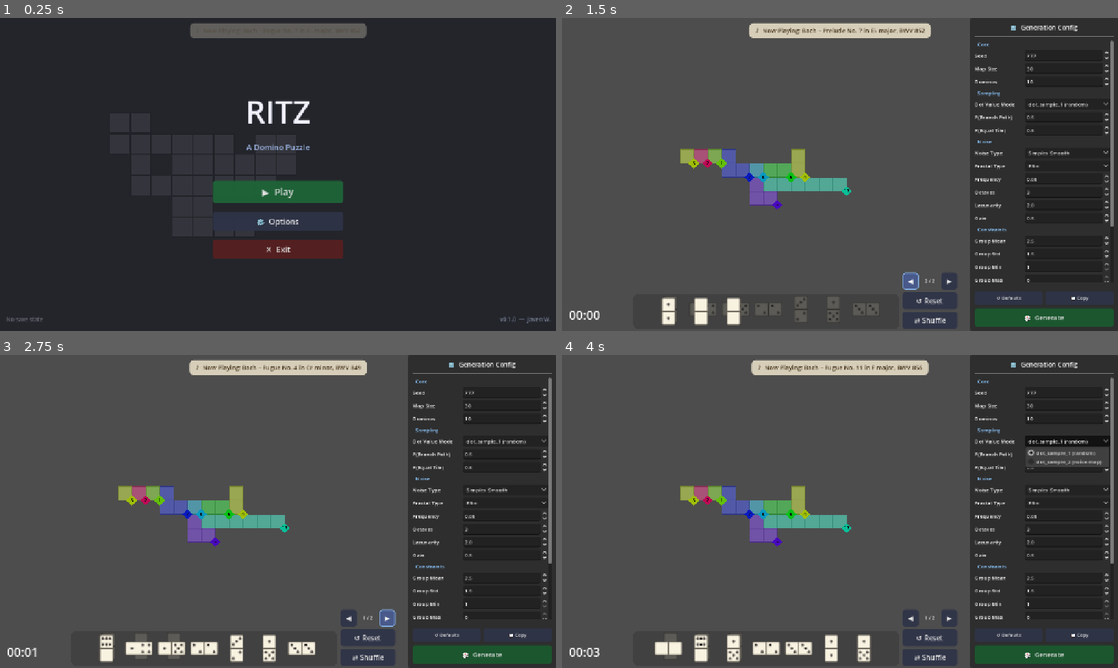
Above: before the commit, frames 1-4 (two rows, left to right).
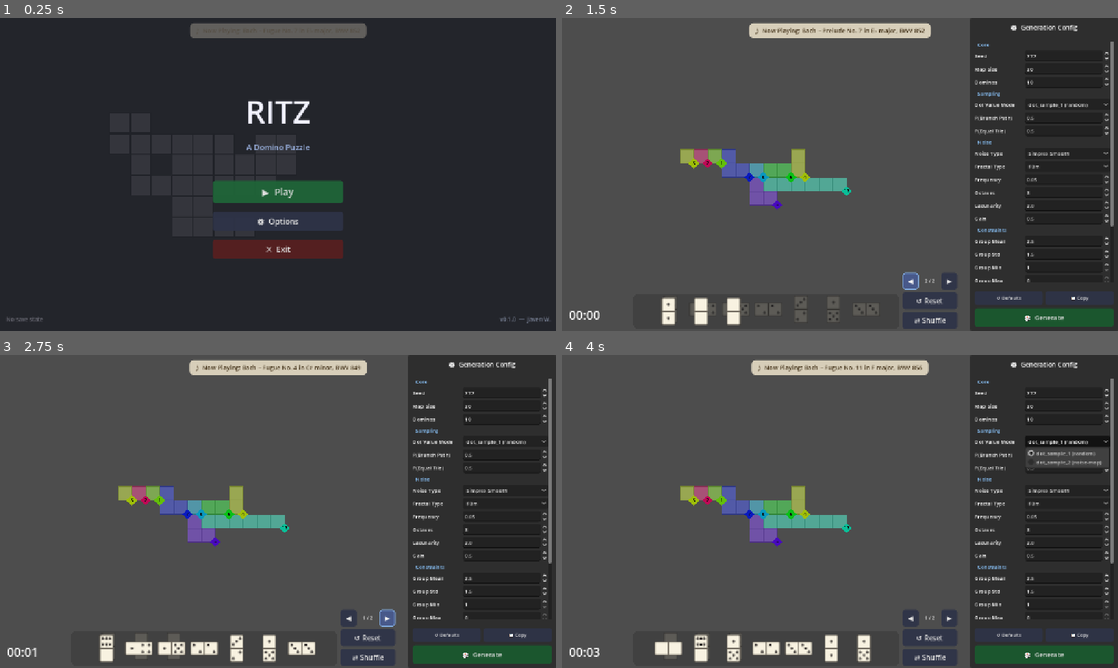
Above: after the commit, the same moments.

Repository: Javen-W/Ritz
Game: Godot game, scene res://scenes/main_menu.tscn
Same seed, same stepped clock (60 frames per second), same inputs: the game is played once before the commit and once after it. Sound files missing from this copy of the repository are replaced by a short silence.
Inputs:
- Up to frame 1 (0.25 s): no input
- Up to frame 2 (1.5 s): click "▶ Play" at 0.5 s; click "◀" at 1.25 s
- Up to frame 3 (2.75 s): click "▶" at 2 s
- Up to frame 4 (4 s): click "⇄ Shuffle" at 2.75 s; click "dot_sample_1 (random)" at 3.5 s

The runs differ from the first frame. In frame 1, less than 0.1% of the frame differs, in the area x 46-54%, y 63-75%; in frame 2, 1.1%; in frame 3, 1.1%; in frame 4, 1.1%, in the area x 35-100%, y 2-85%.

Commit message:
fix: replace NotoColorEmoji (CBDT bitmaps) with Symbola outline subset for web compatibility
Agent-Logs-Url: https://github.com/Javen-W/Ritz/sessions/ef80ff65-5bef-4e1e-9893-61b54c884924

Co-authored-by: Javen-W <21213702+Javen-W@users.noreply.github.com>

Diff:
--- a/scripts/music_manager.gd
+++ b/scripts/music_manager.gd
@@ -146,27 +146,31 @@
 			AudioServer.get_bus_index("Master"), float(opts["master_volume_db"]))
 
 
-# ── Emoji font ────────────────────────────────────────────────────────────────
-
-## Register a subset emoji font as a global fallback so that emoji characters
-## (🎉 📋 🎲 ⚙) render correctly in all Labels on every platform, including
-## the itch.io web export where Godot cannot fall back to a system emoji font.
+# ── Emoji / symbol font ───────────────────────────────────────────────────────
+
+## Register a TrueType outline symbol font as a global fallback so that the
+## characters used in UI Labels (🎉 📋 🎲 ⚙ ♪ ✕) render on every platform,
+## including the itch.io web export where Godot cannot use system emoji fonts.
+##
+## Uses a Symbola-derived subset (standard glyf outlines, no color bitmaps) so
+## it works correctly with Godot 4's GL Compatibility renderer on the web.
 func _setup_emoji_font() -> void:
-	const EMOJI_PATH := "res://assets/fonts/NotoColorEmoji.ttf"
+	const EMOJI_PATH := "res://assets/fonts/Symbola.ttf"
 	if not FileAccess.file_exists(EMOJI_PATH):
-		push_warning("MusicManager: emoji font not found at %s" % EMOJI_PATH)
+		push_warning("MusicManager: symbol font not found at %s" % EMOJI_PATH)
 		return
-	var emoji_font := FontFile.new()
-	emoji_font.set_data(FileAccess.get_file_as_bytes(EMOJI_PATH))
-	# Append to the engine's fallback font so emoji glyphs are tried last,
-	# after the primary font fails to find a glyph.
+	var sym_font := FontFile.new()
+	sym_font.set_data(FileAccess.get_file_as_bytes(EMOJI_PATH))
+	# Chain: label font → label font fallbacks → ThemeDB.fallback_font → its fallbacks.
+	# We append sym_font to the engine fallback's fallbacks so it is tried last,
+	# only for glyphs absent from every other font in the chain.
 	var base := ThemeDB.fallback_font
-	if base:
-		var fbs: Array[Font] = base.fallbacks
-		fbs.append(emoji_font)
-		base.fallbacks = fbs
-	else:
-		ThemeDB.fallback_font = emoji_font
+	if base == null:
+		push_warning("MusicManager: ThemeDB has no fallback font; symbol font not registered")
+		return
+	var fbs: Array[Font] = base.fallbacks
+	fbs.append(sym_font)
+	base.fallbacks = fbs
 
 
 # ── BGM ──────────────────────────────────────────────────────────────────────
Binary file removed: assets/fonts/NotoColorEmoji.ttf
Binary file added: assets/fonts/Symbola.ttf
